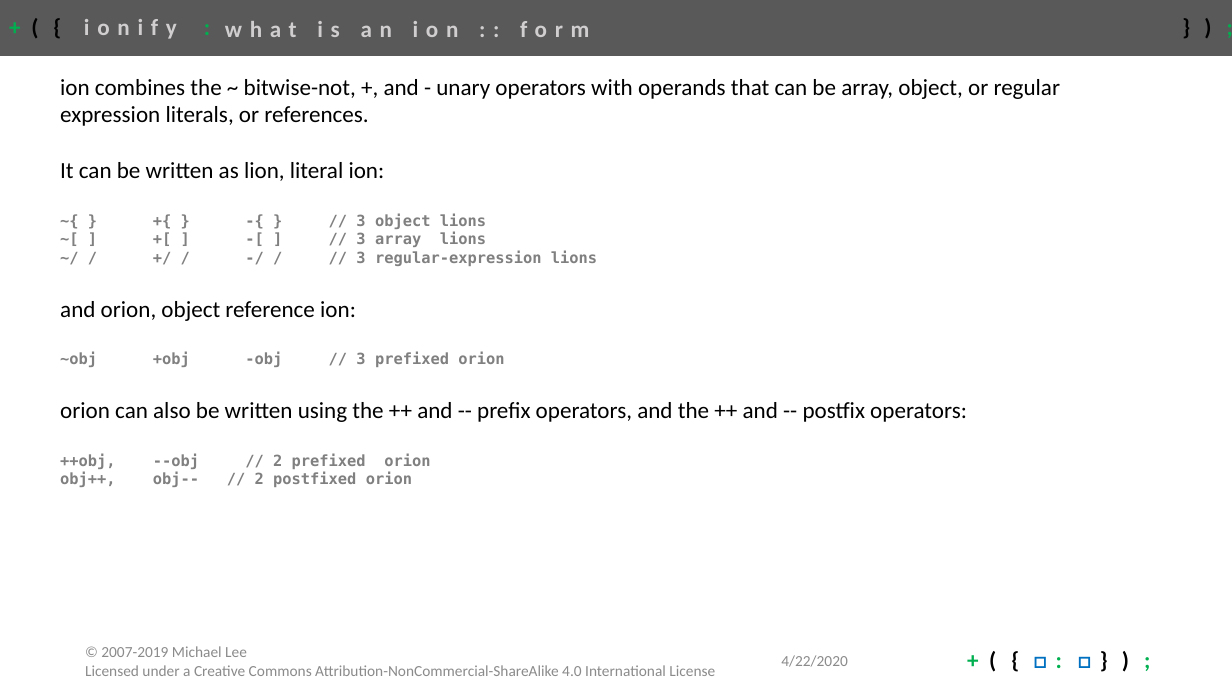
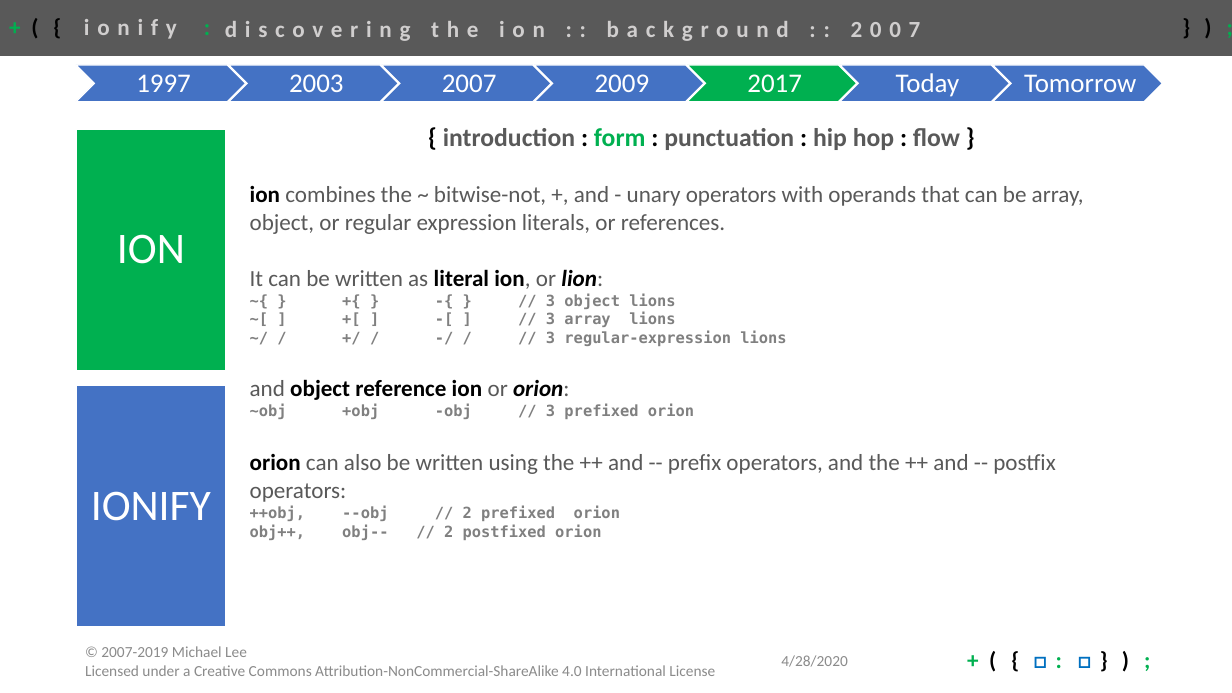
Before and after one commit to ionify/about, a slide deck: slide 12 of talks/2020.ionify.pptx (slide 14 before the commit). Drawn at 1232x693 pixels with LibreOffice and Linux fonts; fonts in the diff are those of the drawing. Boxes give left, top, right and bottom in pixels: in the first picture for what was removed or moved away, otherwise in the second. Text is boxed around its words. In the diff, an @@ line names an element or a change of style, - is before the commit and + after.

Commit message:
talks: ionify: 2020 intro & overview 0.04 - jeb collaboration

```diff
--- a/talks/2020.ionify.pptx
+++ b/talks/2020.ionify.pptx
@@ title at bbox=[225, 21, 921, 41]: text changed @@
-what is an ion :: form
+discovering the ion :: background :: 2007
@@ group added at bbox=[76, 65, 1163, 102]: 7 chevrons, 7 texts @@
+1997
+2003
+2007
+2009
+2017
+Today
+Tomorrow
@@ text "{ introduction : form : ...": place and size @@
-text "{ introduction : form : ..." at bbox=[60, 79, 1061, 487]
+text "{ introduction : form : ..." at bbox=[250, 128, 1084, 540]
@@ text at bbox=[443, 128, 960, 150]: paragraph added @@
+{ introduction : form : punctuation : hip hop : flow }
@@ text at bbox=[250, 186, 1084, 502]: text colour #000000 to #595959 in "combines the ~ bitwise-not, +, and - ...", "can also be written using the ++ ..."; bold on in "ion", "orion" @@
@@ text at bbox=[250, 269, 603, 289]: text changed; text colour #000000 to #595959 @@
-It can be written as lion, literal ion:
+It can be written as literal ion, or lion:
@@ text at bbox=[250, 379, 570, 400]: text changed; bold on @@
-and orion, object reference ion:
+and object reference ion or orion:
@@ group added at bbox=[76, 129, 226, 627]: 2 rectangles, 2 texts @@
+ION
+IONIFY
@@ text at bbox=[781, 655, 847, 667]: text changed @@
-4/22/2020
+4/28/2020
```
Also in this commit, not shown: 25 other slides changed, 4 slides added, 5 slides removed.
